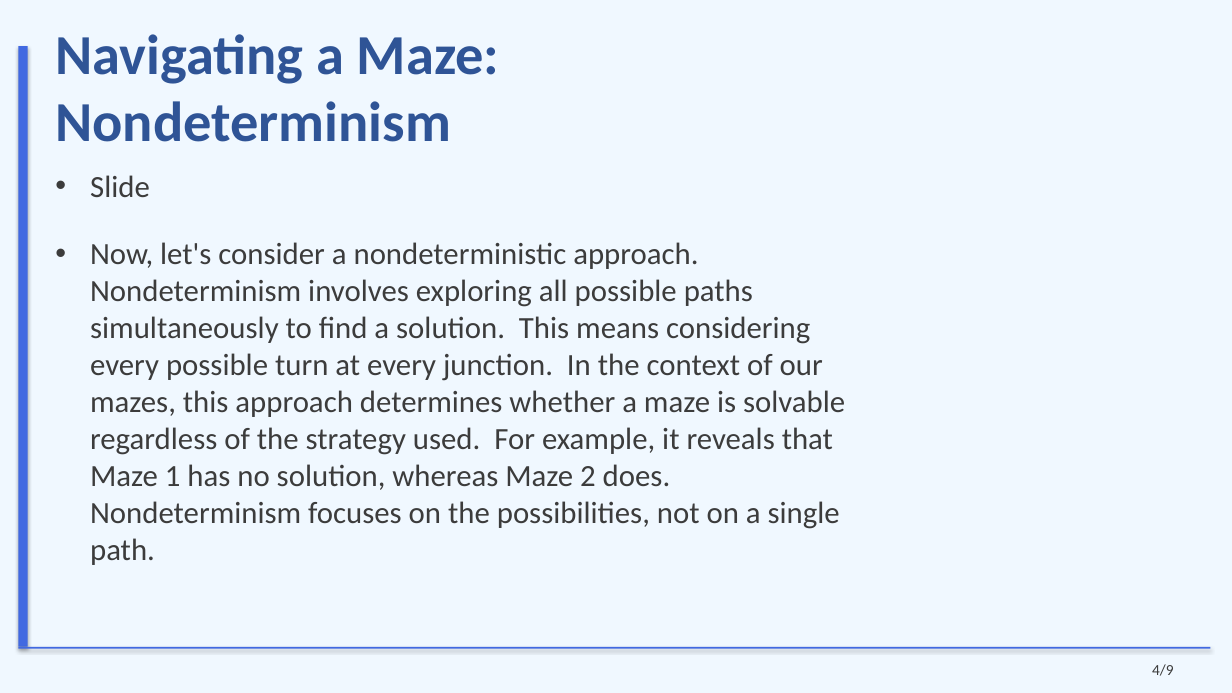
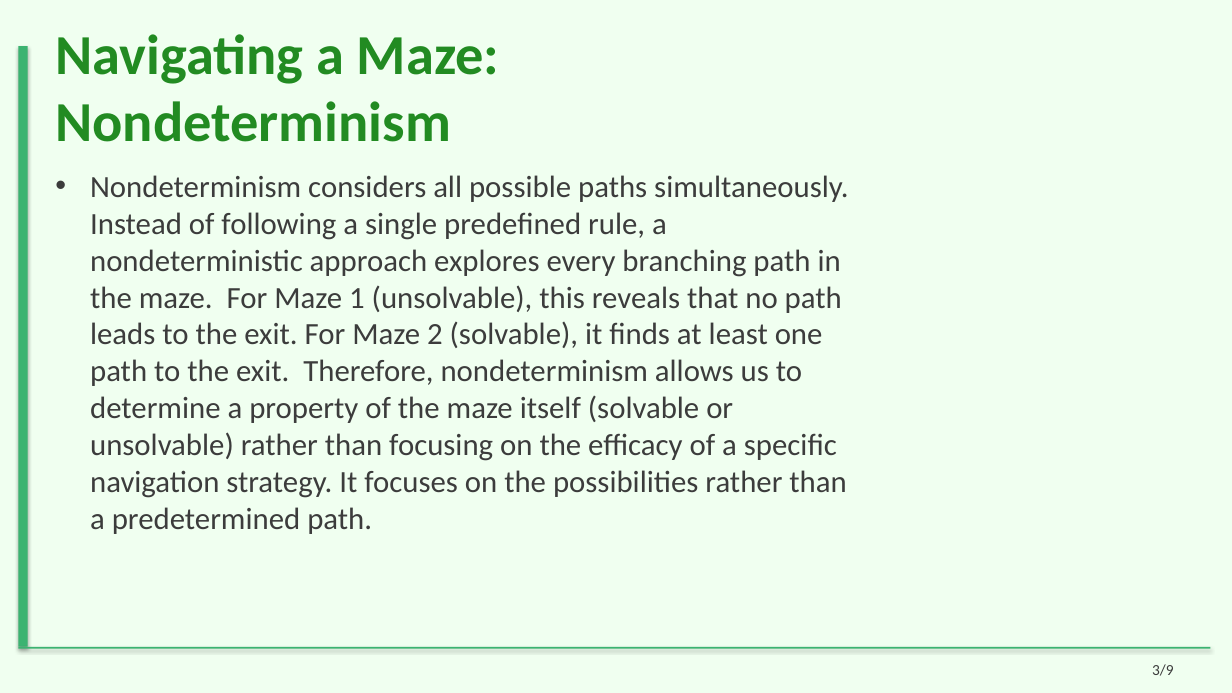
Before and after one commit to sanskarsri26/pdf-to-lecture, a slide deck: slide 3 of Styled_Slides.pptx (slide 4 before the commit). Drawn at 1232x693 pixels with LibreOffice and Linux fonts; fonts in the diff are those of the drawing. Boxes give left, top, right and bottom in pixels: in the first picture for what was removed or moved away, otherwise in the second. Text is boxed around its words. In the diff, an @@ line names an element or a change of style, - is before the commit and + after.

```diff
--- a/Styled_Slides.pptx
+++ b/Styled_Slides.pptx
@@ background #F0F8FF to #F0FFF0 @@
@@ title "Navigating a Maze: Nondeterminism" at (x1=55, y1=34, x2=500, y2=142): text colour #2F5496 to #228B22 @@
@@ rectangle at (x1=18, y1=46, x2=28, y2=647): fill #4169E1 to #3CB371 @@
@@ text at (x1=90, y1=175, x2=848, y2=534): text changed @@
-• Slide
-• Now, let's consider a nondeterministic approach. Nondeterminism involves exploring all possible paths simultaneously to find a solution. This means considering every possible turn at every junction. In the context of our mazes, this approach determines whether a maze is solvable regardless of the strategy used. For example, it reveals that Maze 1 has no solution, whereas Maze 2 does. Nondeterminism focuses on the possibilities, not on a single path.
+• Nondeterminism considers all possible paths simultaneously. Instead of following a single predefined rule, a nondeterministic approach explores every branching path in the maze. For Maze 1 (unsolvable), this reveals that no path leads to the exit. For Maze 2 (solvable), it finds at least one path to the exit. Therefore, nondeterminism allows us to determine a property of the maze itself (solvable or unsolvable) rather than focusing on the efficacy of a specific navigation strategy. It focuses on the possibilities rather than a predetermined path.
@@ rectangle at (x1=18, y1=647, x2=1211, y2=649): fill #4169E1 to #3CB371 @@
@@ text at (x1=1152, y1=664, x2=1174, y2=676): text changed @@
-4/9
+3/9
```
Also in this commit, not shown: 7 other slides changed, 1 slide added, 1 slide removed, 21 other files.
